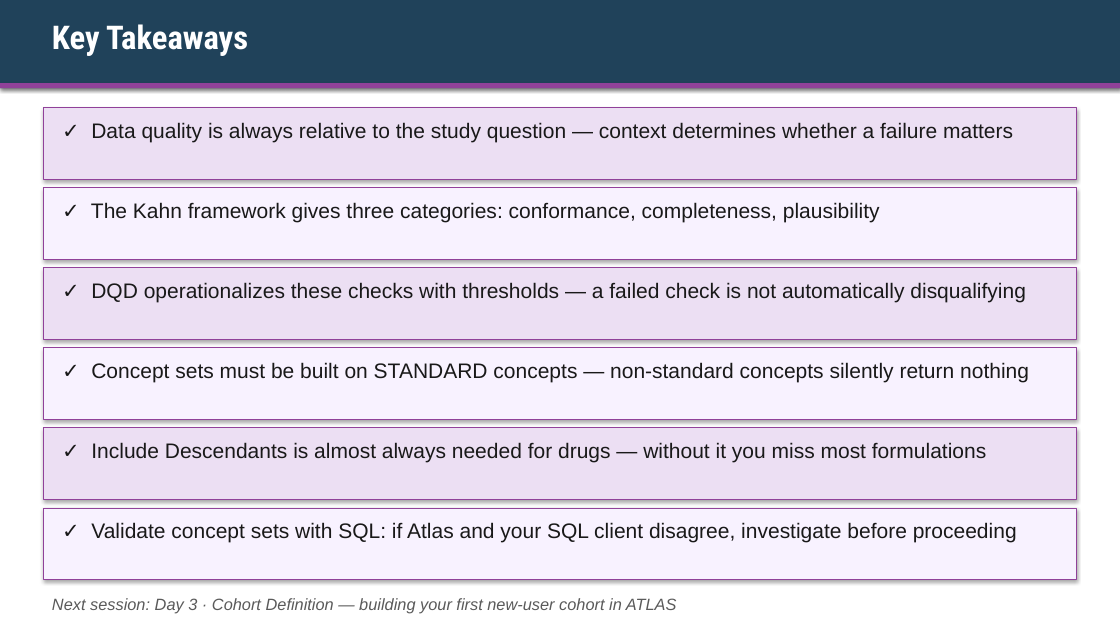
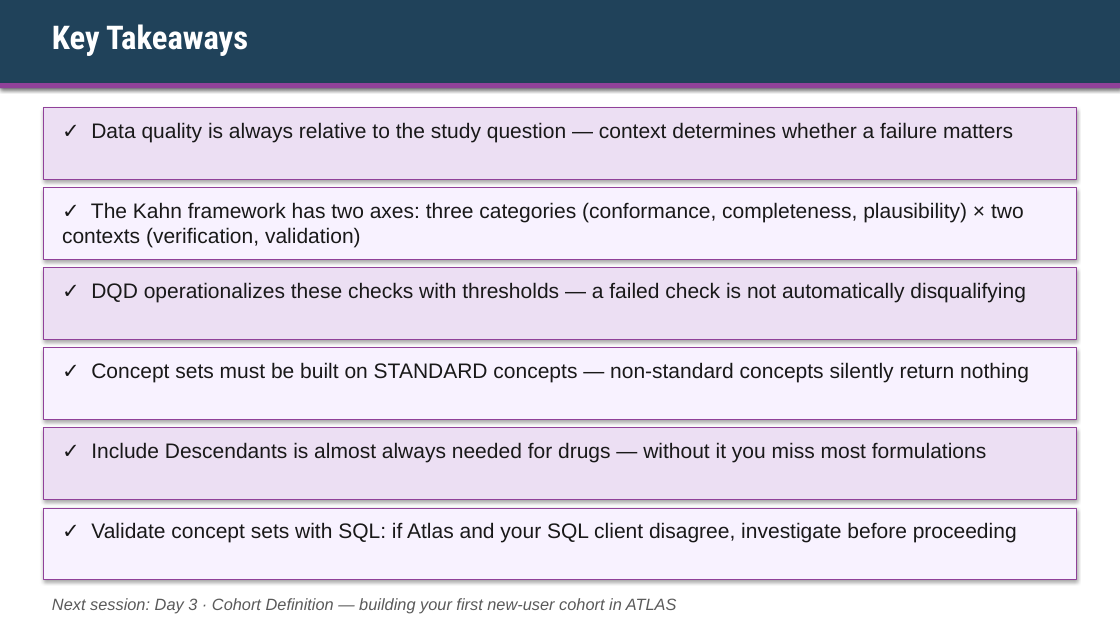
Before and after one commit to ALSTDI/ALS-RWE, a slide deck: slide 21 of docs/free-rwe-resources/train-the-trainer/training/day-02-vocab-dqd/kit/Instructor-Deck-with-Notes.pptx. Drawn at 1120x630 pixels with LibreOffice and Linux fonts; fonts in the diff are those of the drawing. Boxes give left, top, right and bottom in pixels: in the first picture for what was removed or moved away, otherwise in the second. Text is boxed around its words. In the diff, an @@ line names an element or a change of style, - is before the commit and + after.

```diff
--- a/docs/free-rwe-resources/train-the-trainer/training/day-02-vocab-dqd/kit/Instructor-Deck-with-Notes.pptx
+++ b/docs/free-rwe-resources/train-the-trainer/training/day-02-vocab-dqd/kit/Instructor-Deck-with-Notes.pptx
@@ text at (x1=62, y1=202, x2=1024, y2=248): text changed @@
-✓ The Kahn framework gives three categories: conformance, completeness, plausibility
+✓ The Kahn framework has two axes: three categories (conformance, completeness, plausibility) × two contexts (verification, validation)
```
Also in this commit, not shown: 2 other slides changed, 4 other files.
